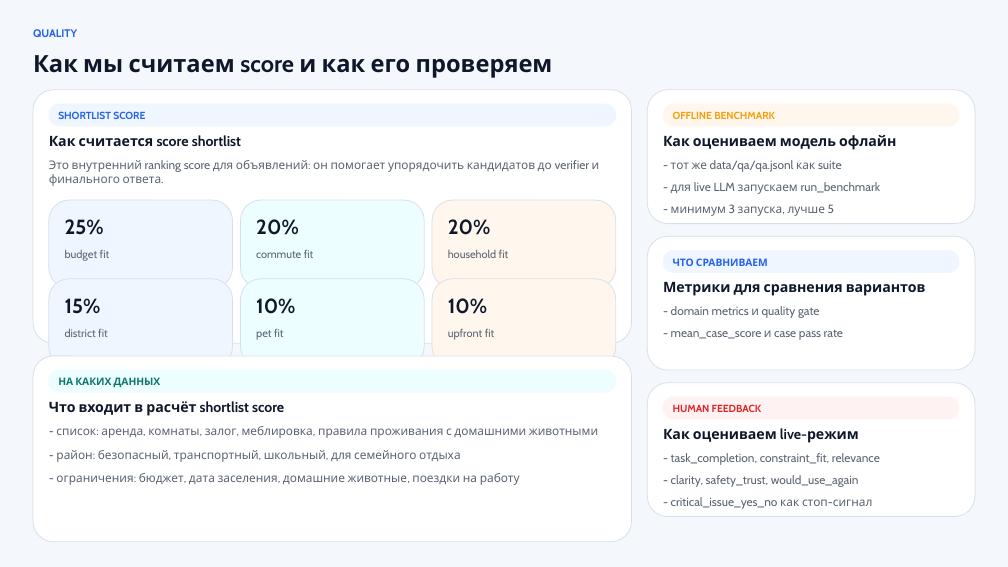
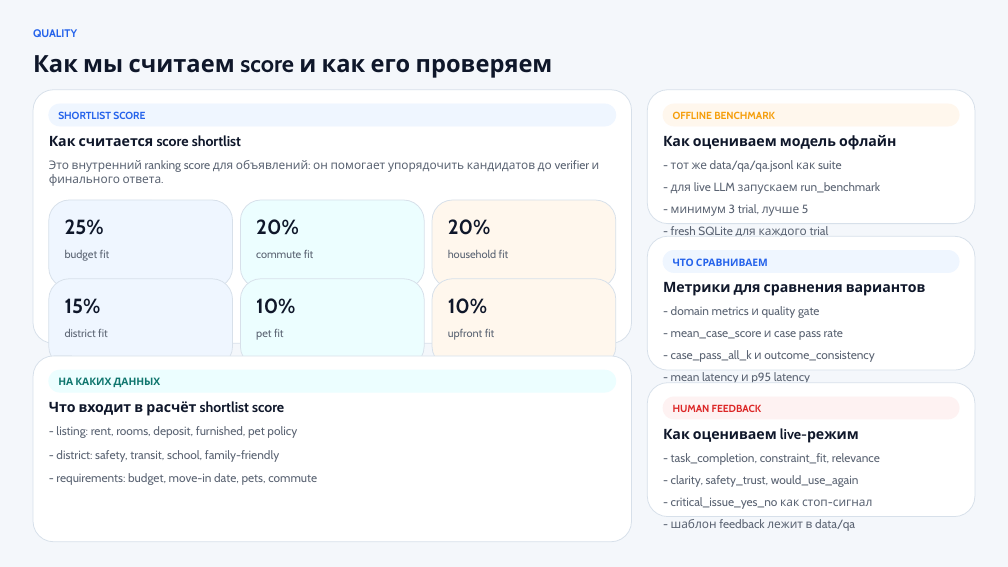
Before and after one commit to proooooogiba/long-term-rent-agent, a slide deck: slide 7 of outputs/manual-20260615-relocation-defense/presentations/relocation-agent-deck/output/relocation-agent-defense.pptx. Drawn at 1008x567 pixels with LibreOffice and Linux fonts; fonts in the diff are those of the drawing. Boxes give left, top, right and bottom in pixels: in the first picture for what was removed or moved away, otherwise in the second. Text is boxed around its words. In the diff, an @@ line names an element or a change of style, - is before the commit and + after.

```diff
--- a/outputs/manual-20260615-relocation-defense/presentations/relocation-agent-deck/output/relocation-agent-defense.pptx
+++ b/outputs/manual-20260615-relocation-defense/presentations/relocation-agent-deck/output/relocation-agent-defense.pptx
@@ text at bbox=[671, 204, 808, 216]: text changed @@
-- минимум 3 запуска, лучше 5
+- минимум 3 trial, лучше 5
@@ text added at bbox=[671, 226, 829, 236], 11.2 pt, text #5B6473 @@
+- fresh SQLite для каждого trial
@@ text added at bbox=[671, 350, 874, 362], 11.2 pt, text #5B6473 @@
+- case_pass_all_k и outcome_consistency
@@ text added at bbox=[671, 372, 810, 383], 11.2 pt, text #5B6473 @@
+- mean latency и p95 latency
@@ text at bbox=[56, 426, 297, 438]: text changed @@
-- список: аренда, комнаты, залог, меблировка, правила проживания с домашними животными
+- listing: rent, rooms, deposit, furnished, pet policy
@@ text at bbox=[56, 450, 279, 462]: text changed @@
-- район: безопасный, транспортный, школьный, для семейного отдыха
+- district: safety, transit, school, family-friendly
@@ text at bbox=[56, 473, 317, 485]: text changed @@
-- ограничения: бюджет, дата заселения, домашние животные, поездки на работу
+- requirements: budget, move-in date, pets, commute
@@ text added at bbox=[671, 519, 855, 531], 11.2 pt, text #5B6473 @@
+- шаблон feedback лежит в data/qa
```
Also in this commit, not shown: 9 other slides changed, 21 other files.
